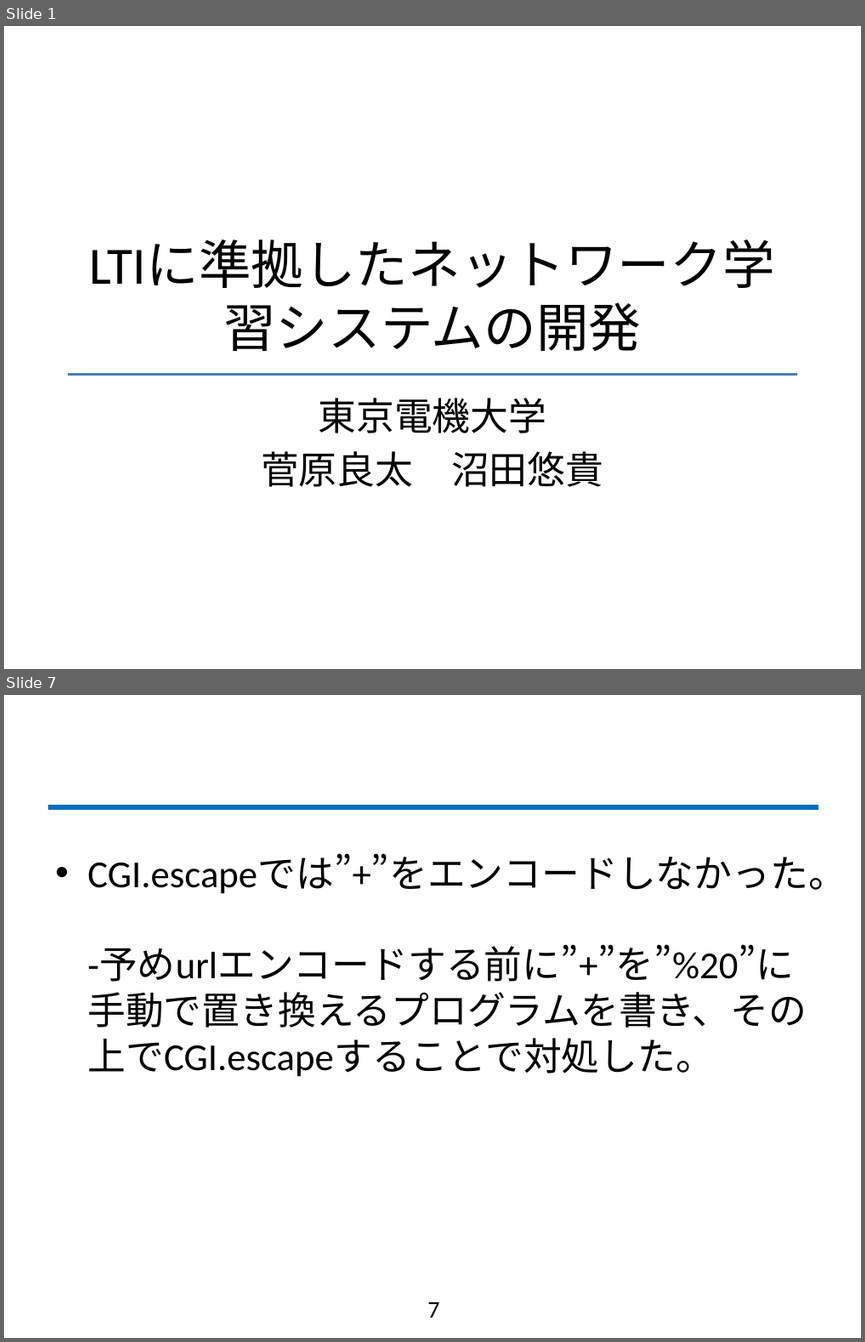
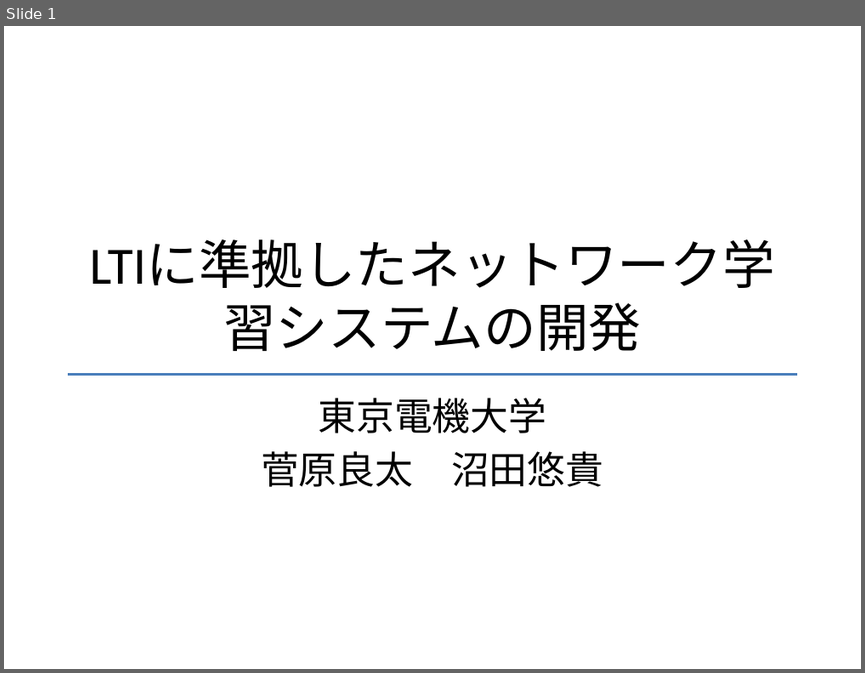
Before and after one commit to fujiLabo/fuji_simu, a slide deck: テンプレ.pptx. Shown one above the other, each under a label of ours: slides 1 and 7 before the commit, slide 1 after it; the slides between them are not shown. The pictures are 865x1342 and 865x673 pixels, drawn with LibreOffice and Linux fonts; fonts in the diff are those of the drawing; background and template pictures are left out. Boxes give left, top, right and bottom in pixels: in the first picture for what was removed or moved away, otherwise in the second. Text is boxed around its words. In the diff, an @@ line names an element or a change of style, - is before the commit and + after.

```diff
--- a/テンプレ.pptx
+++ b/テンプレ.pptx
@@ slide 7 removed at (x1=4, y1=695, x2=861, y2=1338), background #FFFFFF @@
@@ line removed from (47, 807) to (818, 807) @@
@@ text removed at (x1=87, y1=856, x2=846, y2=1077) @@
-• CGI.escapeでは”+”をエンコードしなかった。
-  -予めurlエンコードする前に”+”を”%20”に手動で置き換えるプログラムを書き、その上でCGI.escapeすることで対処した。
@@ page number removed at (x1=427, y1=1302, x2=439, y2=1317) @@
-7
```
Also in this commit, not shown: 6 other slides removed, 2 other files.
